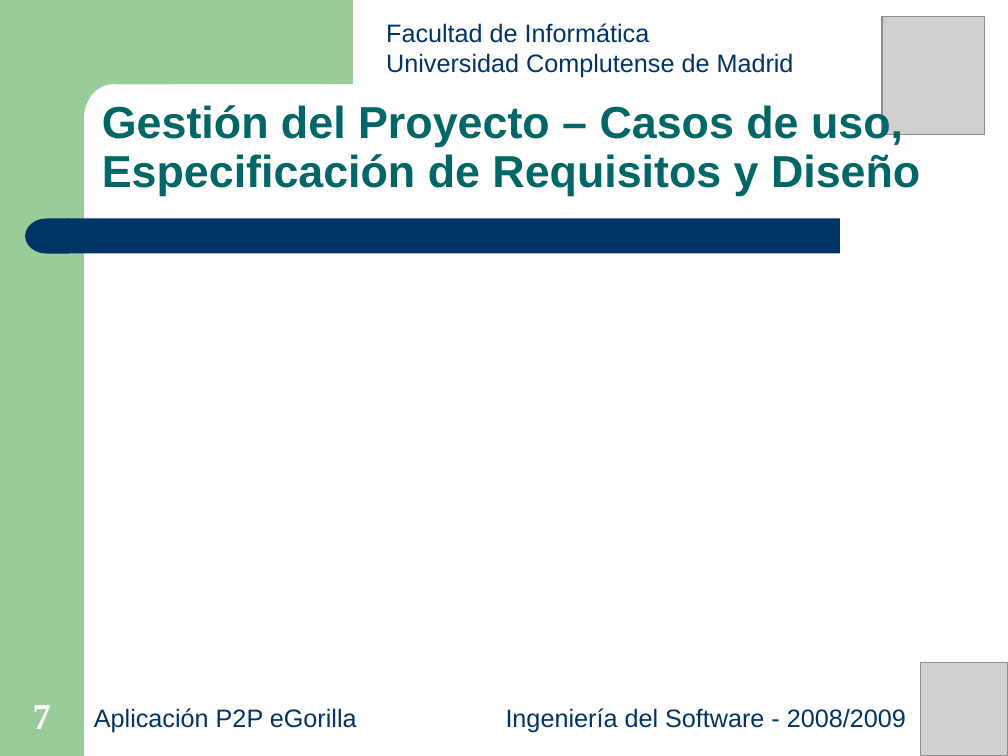
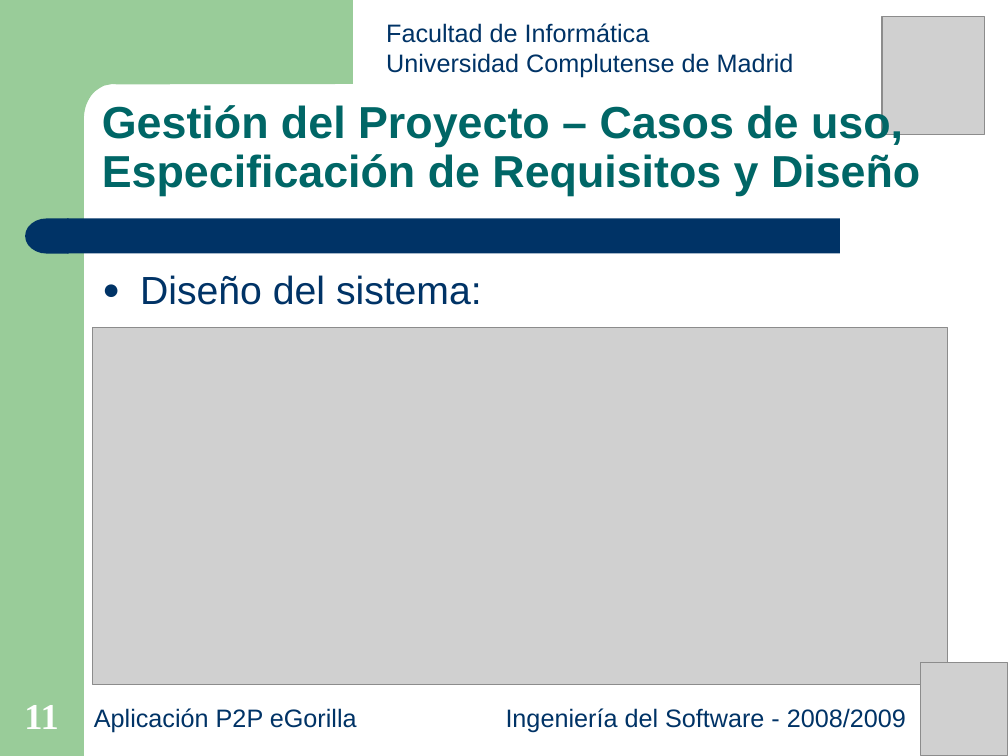
Before and after one commit to munsuri/egorilla, a slide deck: slide 11 of doc/presentaciones/Presentacion_27-05-2009.ppt (slide 7 before the commit). Drawn at 1008x756 pixels with LibreOffice and Linux fonts; fonts in the diff are those of the drawing; grey boxes stand for pictures. Boxes give left, top, right and bottom in pixels: in the first picture for what was removed or moved away, otherwise in the second. Text is boxed around its words. In the diff, an @@ line names an element or a change of style, - is before the commit and + after.

```diff
--- a/doc/presentaciones/Presentacion_27-05-2009.ppt
+++ b/doc/presentaciones/Presentacion_27-05-2009.ppt
@@ text added at <box>140,275,482,305</box>, 28 pt, text #003366 @@
+● Diseño del sistema:
@@ picture added at <box>93,328,948,684</box> @@
@@ page number at <box>24,705,58,729</box>: text changed @@
-7
+11
```
Also in this commit, not shown: 4 slides added.
